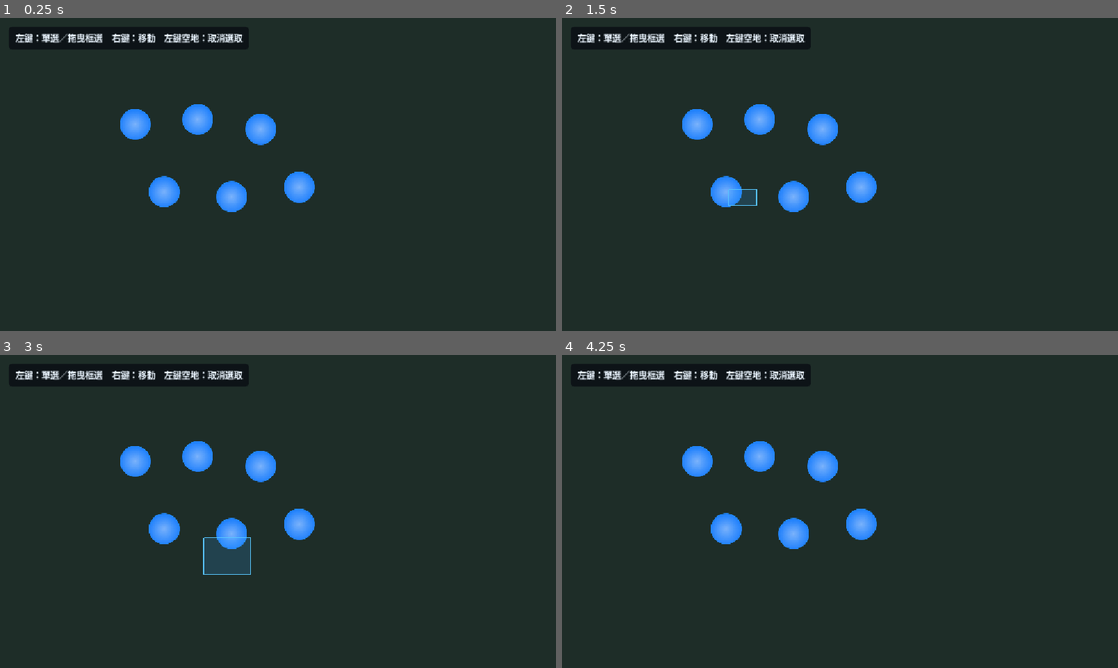
Above: before the commit, frames 1-4 (two rows, left to right).
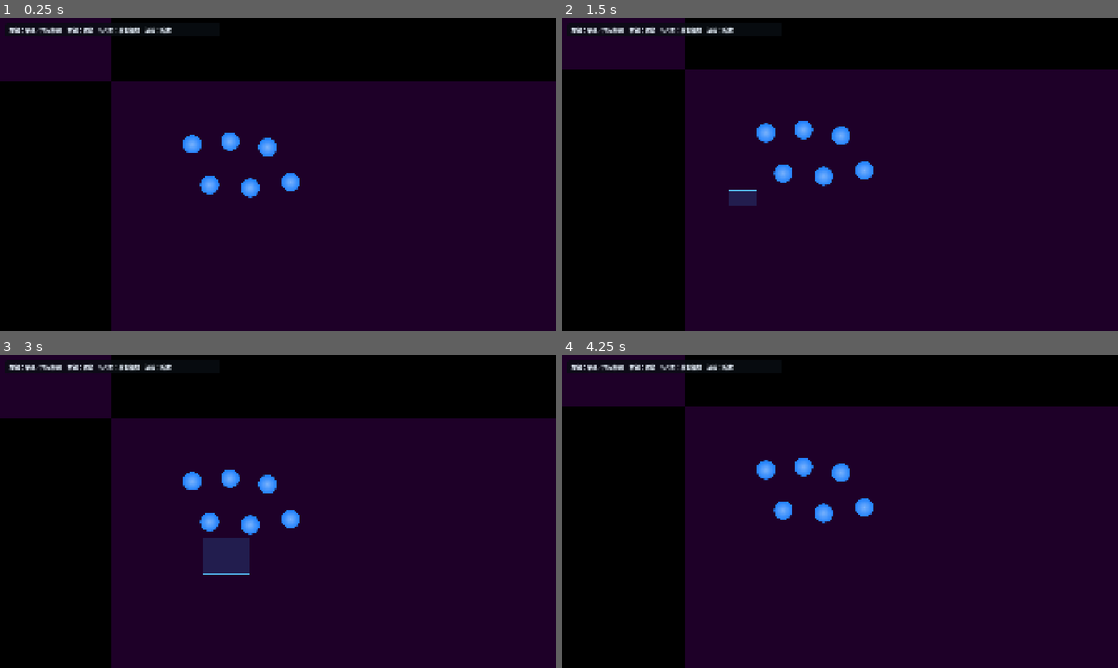
Above: after the commit, the same moments.

Repository: quittingjack/production_v3
Game: Godot game, scene res://scenes/Main.tscn
Same seed, same stepped clock (60 frames per second), same inputs: the game is played once before the commit and once after it.
Inputs (mouse positions are in pixels of both pictures, inside the frame that each line leads up to):
- Up to frame 1 (0.25 s): no input
- Up to frame 2 (1.5 s): tap Enter at 0.5 s; move the mouse to (962, 158) at 0.52 s; tap S (camera_down, bound only after the commit) at 0.6 s; click (962, 158) at 0.67 s; tap A (camera_left, bound only after the commit) at 0.8 s; tap Space at 1.25 s; drag from (728, 190) to (812, 237) at 1.27 s
- Up to frame 3 (3 s): move the mouse to (333, 442) at 2.02 s; tap D (camera_right, bound only after the commit) at 2.1 s; click (333, 442) at 2.17 s; tap W (camera_up, bound only after the commit) at 2.3 s; tap Enter at 2.75 s; drag from (250, 574) to (111, 464) at 2.77 s
- Up to frame 4 (4.25 s): move the mouse to (1006, 558) at 3.52 s; tap S (camera_down, bound only after the commit) at 3.6 s; click (1006, 558) at 3.67 s; tap A (camera_left, bound only after the commit) at 3.8 s

The runs differ from the first frame. In frame 1, 98% of the frame differs, in the area x 0-100%, y 0-100%; in frame 2, 98%; in frame 3, 98%; in frame 4, 98%.

Commit message:
Update window size and add camera controls

Diff:
--- a/project.godot
+++ b/project.godot
@@ -17,10 +17,29 @@
 
 [display]
 
-window/size/window_width_override=1152
-window/size/window_height_override=648
+window/size/viewport_width=1920
+window/size/viewport_height=1080
 window/stretch/mode="canvas_items"
 window/stretch/aspect="expand"
+
+[input]
+
+camera_up={
+"deadzone": 0.5,
+"events": [Object(InputEventKey,"physical_keycode":87,"unicode":119)]
+}
+camera_down={
+"deadzone": 0.5,
+"events": [Object(InputEventKey,"physical_keycode":83,"unicode":115)]
+}
+camera_left={
+"deadzone": 0.5,
+"events": [Object(InputEventKey,"physical_keycode":65,"unicode":97)]
+}
+camera_right={
+"deadzone": 0.5,
+"events": [Object(InputEventKey,"physical_keycode":68,"unicode":100)]
+}
 
 [physics]
 
--- a/scenes/Main.tscn
+++ b/scenes/Main.tscn
@@ -2,6 +2,9 @@
 
 [ext_resource type="PackedScene" path="res://scenes/Villager.tscn" id="1_0wfyh"]
 [ext_resource type="Script" uid="uid://cll2wyhosdgc8" path="res://scripts/selection_manager.gd" id="2_sugp2"]
+[ext_resource type="Script" uid="uid://7dauewhoqo13" path="res://scripts/camera_controller.gd" id="3_camera"]
+
+[sub_resource type="PlaceholderTexture2D" id="PlaceholderTexture2D_sugp2"]
 
 [sub_resource type="StyleBoxFlat" id="StyleBoxFlat_help"]
 content_margin_left = 14.0
@@ -16,10 +19,15 @@
 
 [node name="Main" type="Node2D" unique_id=867135662]
 
+[node name="Camera2D" type="Camera2D" parent="." unique_id=2056613019]
+position = Vector2(576, 324)
+script = ExtResource("3_camera")
+
 [node name="Background" type="Polygon2D" parent="." unique_id=1014819784]
 z_index = -10
 color = Color(0.12, 0.18, 0.16, 1)
-polygon = PackedVector2Array(0, 0, 1152, 0, 1152, 648, 0, 648)
+texture = SubResource("PlaceholderTexture2D_sugp2")
+polygon = PackedVector2Array(-1468, -1036, 2387, -1047, 2394, 1480, -1479, 1459)
 
 [node name="Villagers" type="Node2D" parent="." unique_id=1067099618]
 
@@ -60,9 +68,9 @@
 [node name="Help" type="Label" parent="Interface" unique_id=255283850]
 offset_left = 18.0
 offset_top = 18.0
-offset_right = 425.0
+offset_right = 760.0
 offset_bottom = 65.0
 theme_override_colors/font_color = Color(0.92, 0.96, 1, 1)
 theme_override_font_sizes/font_size = 18
 theme_override_styles/normal = SubResource("StyleBoxFlat_help")
-text = "左鍵：單選／拖曳框選    右鍵：移動    左鍵空地：取消選取"
+text = "左鍵：單選／拖曳框選    右鍵：移動    WASD：移動相機    滾輪：縮放"
--- /dev/null
+++ b/scripts/camera_controller.gd
@@ -0,0 +1,37 @@
+extends Camera2D
+
+@export var move_speed := 600.0
+@export var zoom_step := 0.1
+@export var min_zoom := 0.5
+@export var max_zoom := 1.5
+
+
+func _process(delta: float) -> void:
+	var input_direction := Input.get_vector(
+		&"camera_left",
+		&"camera_right",
+		&"camera_up",
+		&"camera_down"
+	)
+	position += input_direction * move_speed * delta
+
+
+func _unhandled_input(event: InputEvent) -> void:
+	if event is not InputEventMouseButton:
+		return
+
+	var mouse_button := event as InputEventMouseButton
+	if not mouse_button.pressed:
+		return
+
+	var zoom_change := 0.0
+	if mouse_button.button_index == MOUSE_BUTTON_WHEEL_UP:
+		zoom_change = zoom_step
+	elif mouse_button.button_index == MOUSE_BUTTON_WHEEL_DOWN:
+		zoom_change = -zoom_step
+	else:
+		return
+
+	var next_zoom := clampf(zoom.x + zoom_change, min_zoom, max_zoom)
+	zoom = Vector2.ONE * next_zoom
+	get_viewport().set_input_as_handled()
Not shown, added: scripts/camera_controller.gd.uid
